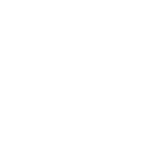
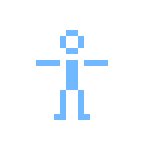
Layered file, before and after one edit (150×150). Changes by layer:
showed "rigging" over [left=36, top=30, right=108, bottom=120]
